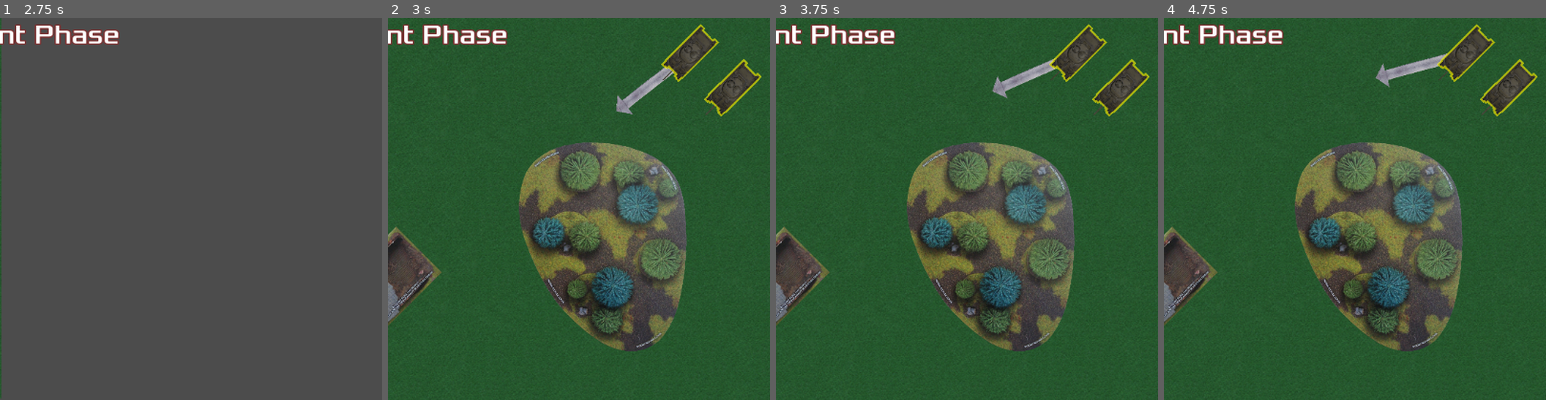
Above: before the commit, frames 1-4 (left to right).
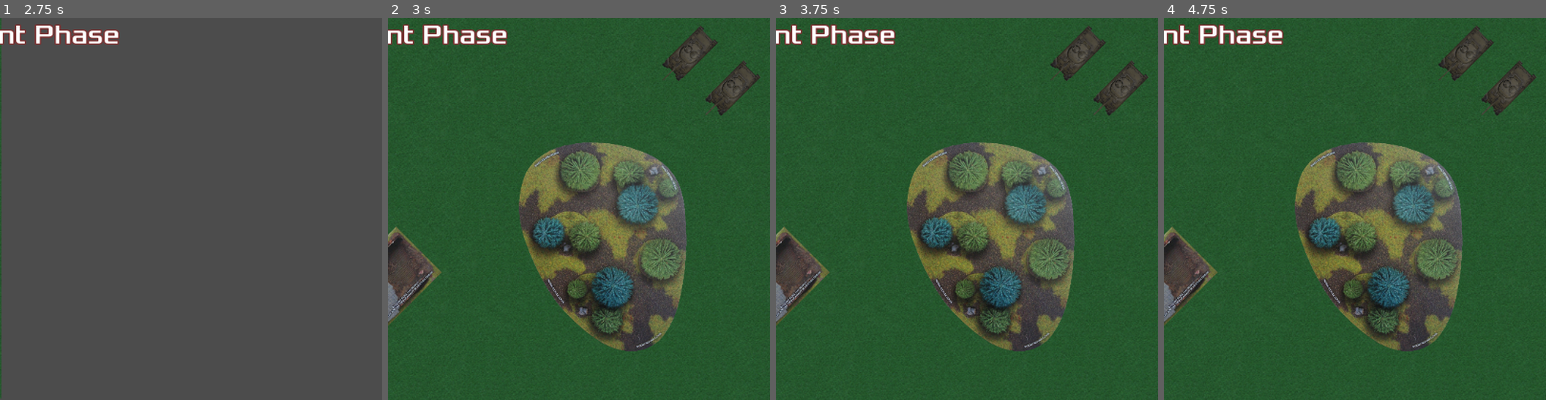
Above: after the commit, the same moments.

Repository: raulh39/Tanks2d
Game: Godot game, scene res://Scenes/Menu.tscn
Two runs of this game, one before a commit and one after it. Both use one fixed random seed, a clock stepped at 60 frames per second and the inputs below.
Inputs (mouse positions are % of the whole screen's width and height, from its top left):
- Up to frame 1 (2.75 s): click "New Game" at 0.5 s; tap Enter at 1.25 s; move the mouse to (72, 45) at 1.27 s; hold Up (ui_up) 1.28-2 s; hold Middle mouse button (cam_drag) 1.28-2 s; click (72, 45) at 1.42 s; tap Space at 2 s; drag from (30, 55) to (45, 70) at 2.02 s
- Up to frame 2 (3 s): tap Enter at 2.75 s; move the mouse to (60, 28) at 2.77 s; hold Up (ui_up) from 2.78 s (still down); tap Mouse wheel down (cam_zoom_out) at 2.85 s; click (60, 28) at 2.92 s
- Up to frame 3 (3.75 s): release Up (ui_up) at 3.5 s; tap Space at 3.5 s; drag from (90, 5) to (19, 36) at 3.52 s
- Up to frame 4 (4.75 s): tap Enter at 4.25 s; drag from (95, 9) to (36, 19) at 4.27 s
The pictures show only the part of the screen within x 50-100%, y 0-50%; the shares and areas given below are measured in that part.

Frame 1 is identical in both runs. In frame 2, 1.1% of the frame differs, in the area x 59-98%, y 1-26%; in frame 3, 1.0%; in frame 4, 1.1%, in the area x 55-98%, y 1-26%.
Error after the commit: Parse Error: Mixed tabs and spaces in indentation. (res://Scenes/Tanks/Vehicle.gd:73)

Commit message:
Add basic way to select tank to move

Diff:
--- a/Scenes/Main.tscn
+++ b/Scenes/Main.tscn
@@ -36,10 +36,12 @@
 [node name="ShermanTank_1" parent="TankList" instance=ExtResource( 6 )]
 position = Vector2( 4027.74, 208.258 )
 rotation = 2.35619
+tank_name = "Sherman (75 mm) 1"
 
 [node name="ShermanTank_2" parent="TankList" instance=ExtResource( 6 )]
 position = Vector2( 4279.77, 412.406 )
 rotation = 2.35619
+tank_name = "Sherman (75 mm) 2"
 
 [node name="Panther_1" parent="TankList" instance=ExtResource( 7 )]
 position = Vector2( 229.161, 4257.96 )
--- a/Scenes/TankList.gd
+++ b/Scenes/TankList.gd
@@ -1,4 +1,13 @@
 extends Node2D
+
+signal vehicle_selected(tank)
+
+func _ready():
+	for t in get_children():
+		(t as Vehicle).connect("vehicle_selected", self, "_vehicle_selected")
+
+func _vehicle_selected(vehicle):
+	emit_signal("vehicle_selected", vehicle)
 
 func _get_tanks_min_initiative() -> Array:
 	var ret := []
@@ -31,11 +40,12 @@
 		for t in tanks_allowed_to_move:
 			var tank : Vehicle = (t as Vehicle)
 			tank.set_selectable(true)
-		for t in tanks_allowed_to_move:
-			var tank : Vehicle = (t as Vehicle)
-			yield(tank.move_tank(), "completed")
-			tank.has_acted = true
-			tank.set_selectable(false)
+		print("select tank")
+		var t = yield(self, "vehicle_selected")
+		var tank : Vehicle = (t as Vehicle)
+		yield(tank.move_tank(), "completed")
+		tank.has_acted = true
+		tank.set_selectable(false)
 
 func shoot_with_tanks() -> void:
 	yield(get_tree().create_timer(1), "timeout")
--- a/Scenes/Tanks/Vehicle.gd
+++ b/Scenes/Tanks/Vehicle.gd
@@ -24,11 +24,14 @@
 export (Array, Abilities) var abilities = []
 
 var has_acted := false
+var _selectable := false
+var _arrow_scene = preload("res://Scenes/Arrow.tscn")
 
-var _arrow_scene = preload("res://Scenes/Arrow.tscn")
+signal vehicle_selected(vehicle)
 
 func set_selectable(var selectable: bool) -> void:
 	($HullGlow as CanvasItem).visible = selectable
+	_selectable = selectable
 
 func _on_Vehicle_mouse_entered():
 	($Hull as CanvasItem).modulate = Color.yellow
@@ -59,3 +62,12 @@
 	if country == Countries.German:
 		ret += 1
 	return ret
+
+func _input_event(viewport: Object, event: InputEvent, shape_idx: int) -> void:
+	if not event is InputEventMouseButton:
+		return
+	if not _selectable:
+		return
+	var evt : InputEventMouseButton = (event as InputEventMouseButton)
+	if evt.button_index == BUTTON_LEFT and evt.pressed:
+        emit_signal("vehicle_selected", self)
